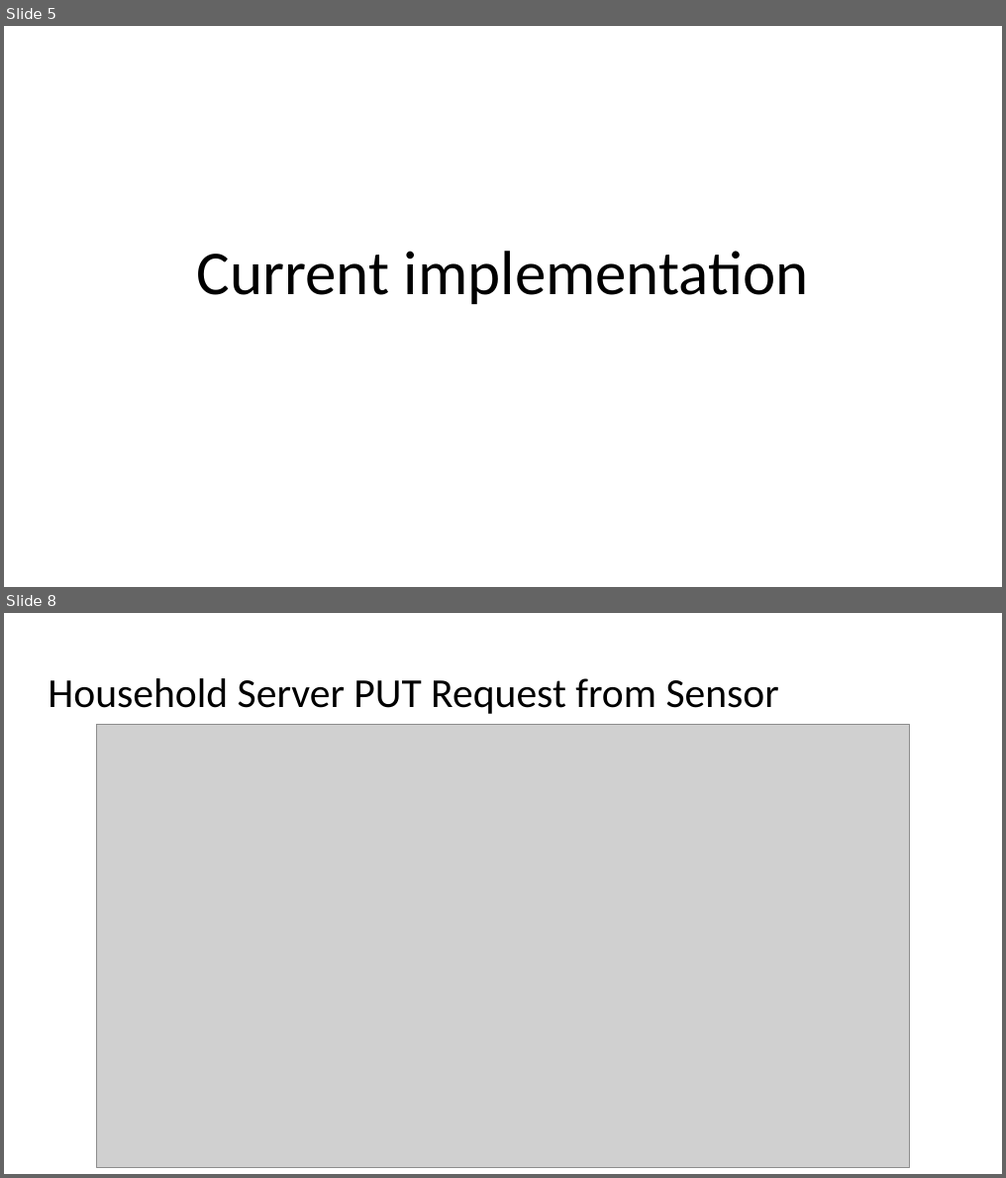
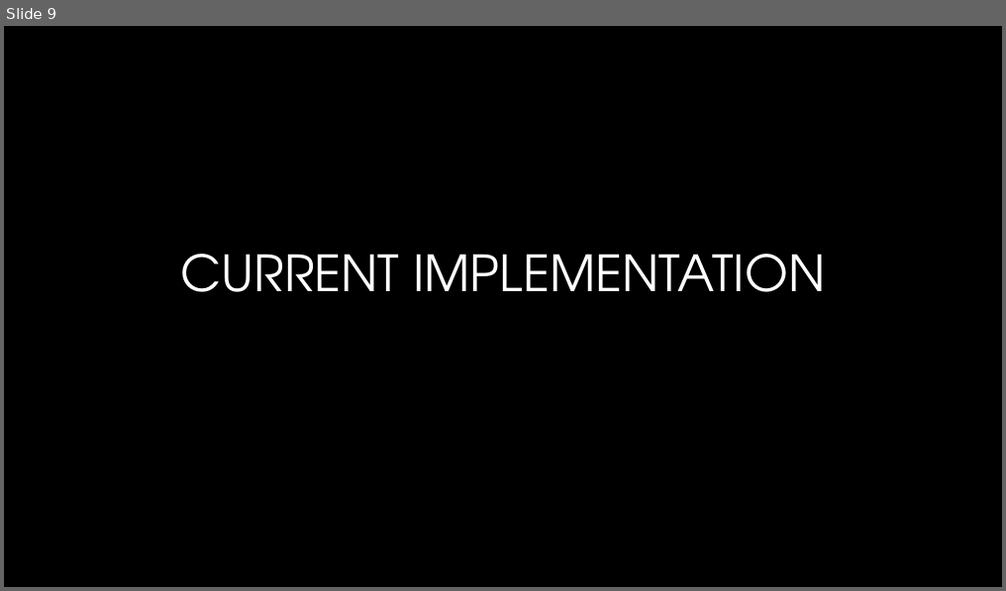
Before and after one commit to JacobEberhardt/decentralized-energy-trading, a slide deck: documentation/Milestone Presentation.pptx. Shown one above the other, each under a label of ours: slides 5 and 8 before the commit, slide 9 after it; the slides between them are not shown. The pictures are 1006x1178 and 1006x591 pixels, drawn with LibreOffice and Linux fonts; fonts in the diff are those of the drawing; grey boxes stand for pictures; background and template pictures are left out. Boxes give left, top, right and bottom in pixels: in the first picture for what was removed or moved away, otherwise in the second. Text is boxed around its words. In the diff, an @@ line names an element or a change of style, - is before the commit and + after.

```diff
--- a/documentation/Milestone Presentation.pptx
+++ b/documentation/Milestone Presentation.pptx
@@ slide 8 removed at (4, 613, 1002, 1174), background #FFFFFF @@
@@ title removed at (48, 678, 779, 714) @@
-Household Server PUT Request from Sensor
@@ picture removed at (97, 724, 910, 1166) @@
@@ what was slide 5 is now slide 9 @@
@@ slide 9 changed as well @@
@@ background #FFFFFF to picture (left out) @@
@@ title at (180, 254, 825, 292): text changed; size 45 to 36 pt; font Calibri to TeX Gyre Adventor; text colour #000000 to gradient #FFFFFF to #A6A6A6 @@
-Current implementation
+CURRENT IMPLEMENTATION
```
Also in this commit, not shown: 7 other slides changed, 6 slides added, 2 other slides removed.
